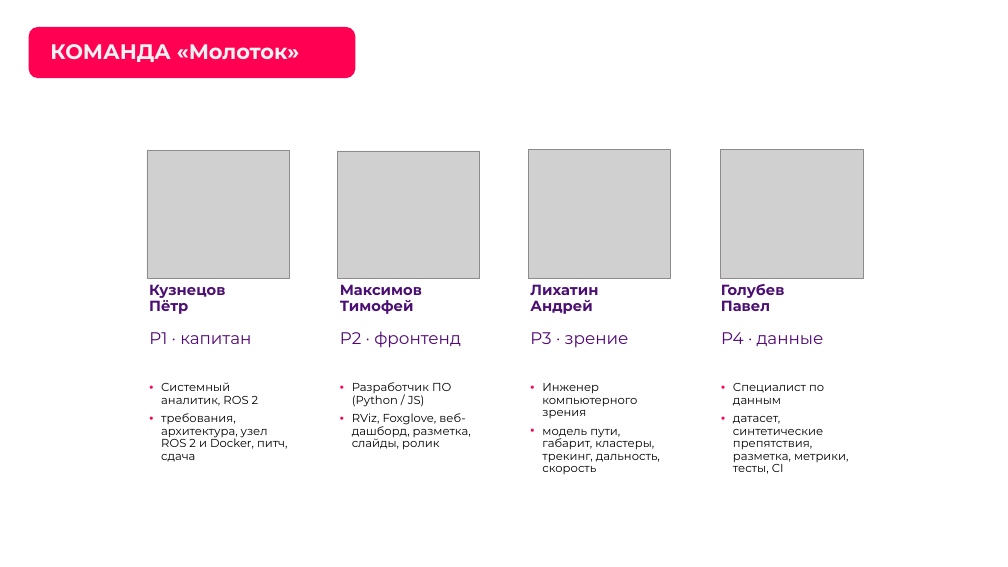
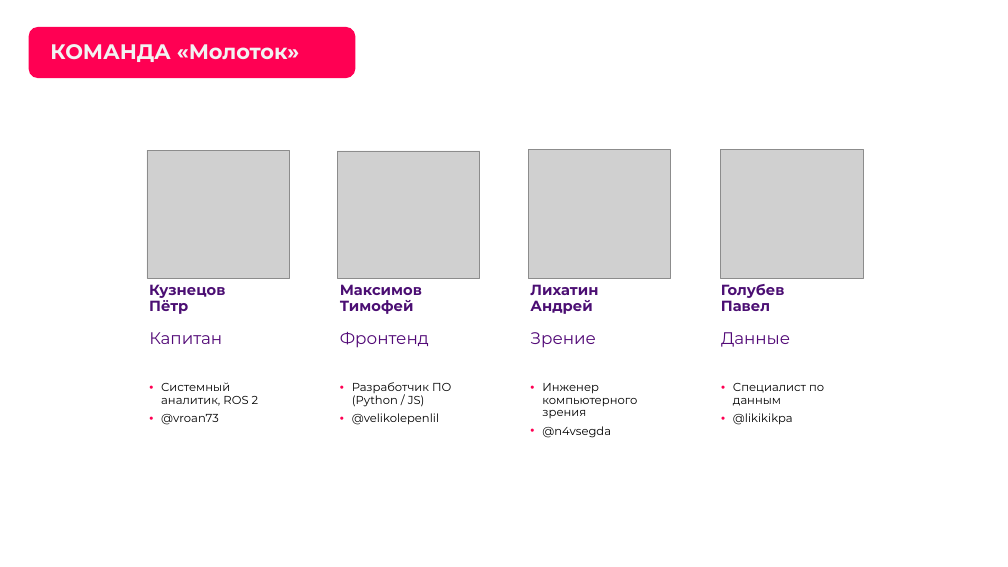
Before and after one commit to pmixay/ReSense, a slide deck: slide 3 of docs/presentation/ReSense_LCT2026.pptx. Drawn at 1008x567 pixels with LibreOffice and Linux fonts; fonts in the diff are those of the drawing; grey boxes stand for pictures; background and template pictures are left out. Boxes give left, top, right and bottom in pixels: in the first picture for what was removed or moved away, otherwise in the second. Text is boxed around its words. In the diff, an @@ line names an element or a change of style, - is before the commit and + after.

```diff
--- a/docs/presentation/ReSense_LCT2026.pptx
+++ b/docs/presentation/ReSense_LCT2026.pptx
@@ text at <box>149,332,222,344</box>: text changed @@
-P1 · капитан
+Капитан
@@ text at <box>340,332,429,348</box>: text changed @@
-P2 · фронтенд
+Фронтенд
@@ text at <box>530,332,596,348</box>: text changed @@
-P3 · зрение
+Зрение
@@ text at <box>721,332,790,347</box>: text changed @@
-P4 · данные
+Данные
@@ text at <box>161,414,219,425</box>: text changed @@
-• требования, архитектура, узел ROS 2 и Docker, питч, сдача
+• @vroan73
@@ text at <box>352,413,439,425</box>: text changed @@
-• RViz, Foxglove, веб-дашборд, разметка, слайды, ролик
+• @velikolepenlil
@@ text at <box>733,413,793,425</box>: text changed @@
-• датасет, синтетические препятствия, разметка, метрики, тесты, CI
+• @likikikpa
@@ text at <box>542,426,611,438</box>: text changed @@
-• модель пути, габарит, кластеры, трекинг, дальность, скорость
+• @n4vsegda
```
Also in this commit, not shown: 9 other slides changed, 8 other files.
